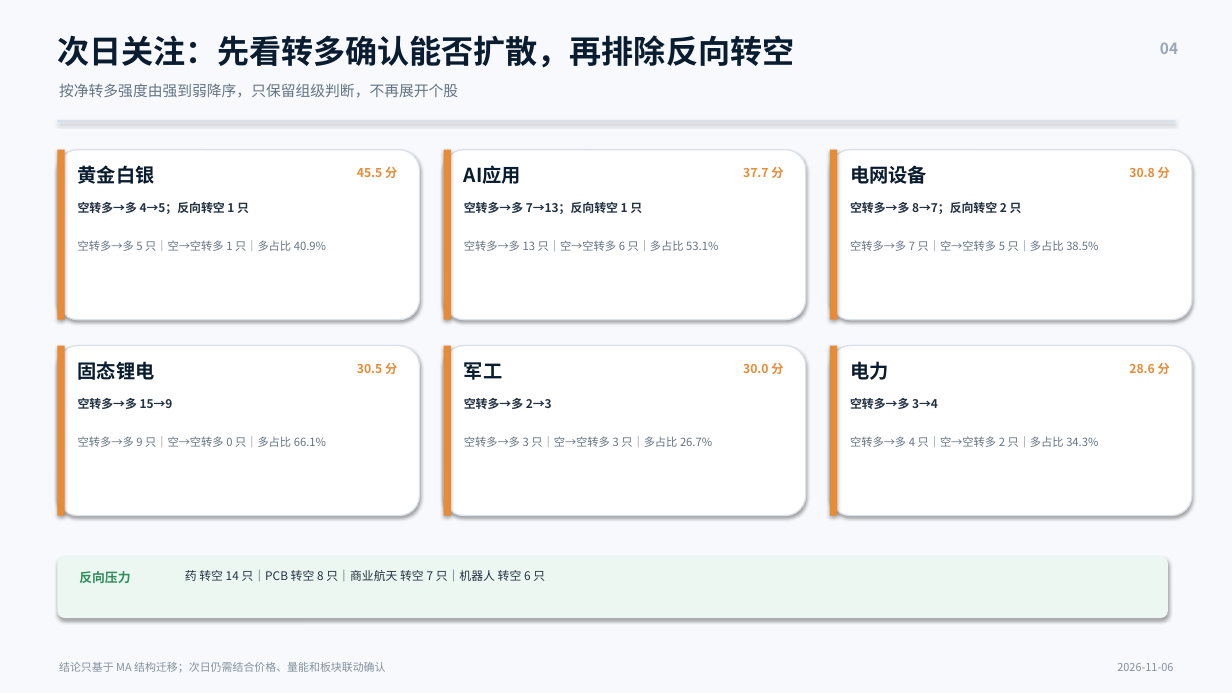
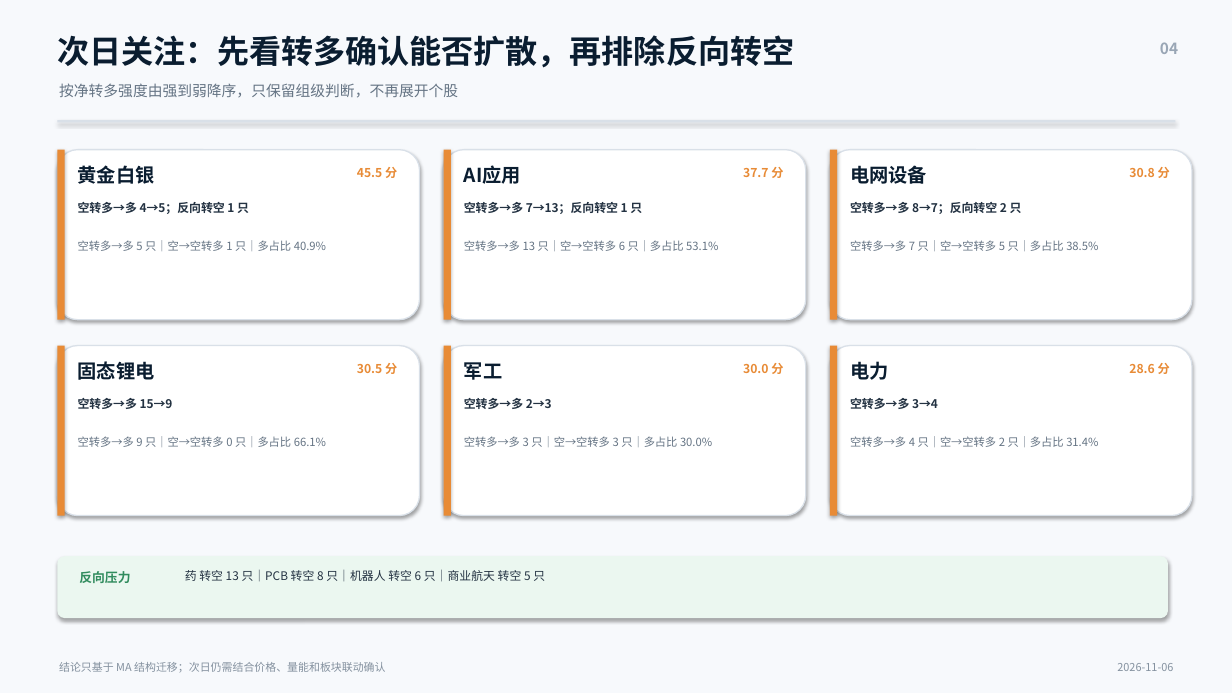
Before and after one commit to nancybhc/a-share-blast-lab, a slide deck: slide 4 of assets/多空阶段简报_2026-11-06.pptx. Drawn at 1232x693 pixels with LibreOffice and Linux fonts; fonts in the diff are those of the drawing. Boxes give left, top, right and bottom in pixels: in the first picture for what was removed or moved away, otherwise in the second. Text is boxed around its words. In the diff, an @@ line names an element or a change of style, - is before the commit and + after.

```diff
--- a/assets/多空阶段简报_2026-11-06.pptx
+++ b/assets/多空阶段简报_2026-11-06.pptx
@@ text at [464,436,712,447]: text changed @@
-空转多→多 3 只｜空→空转多 3 只｜多占比 26.7%
+空转多→多 3 只｜空→空转多 3 只｜多占比 30.0%
@@ text at [850,436,1098,447]: text changed @@
-空转多→多 4 只｜空→空转多 2 只｜多占比 34.3%
+空转多→多 4 只｜空→空转多 2 只｜多占比 31.4%
@@ text at [185,570,545,582]: text changed @@
-药 转空 14 只｜PCB 转空 8 只｜商业航天 转空 7 只｜机器人 转空 6 只
+药 转空 13 只｜PCB 转空 8 只｜机器人 转空 6 只｜商业航天 转空 5 只
```
Also in this commit, not shown: 3 other slides changed, 8 other files.
